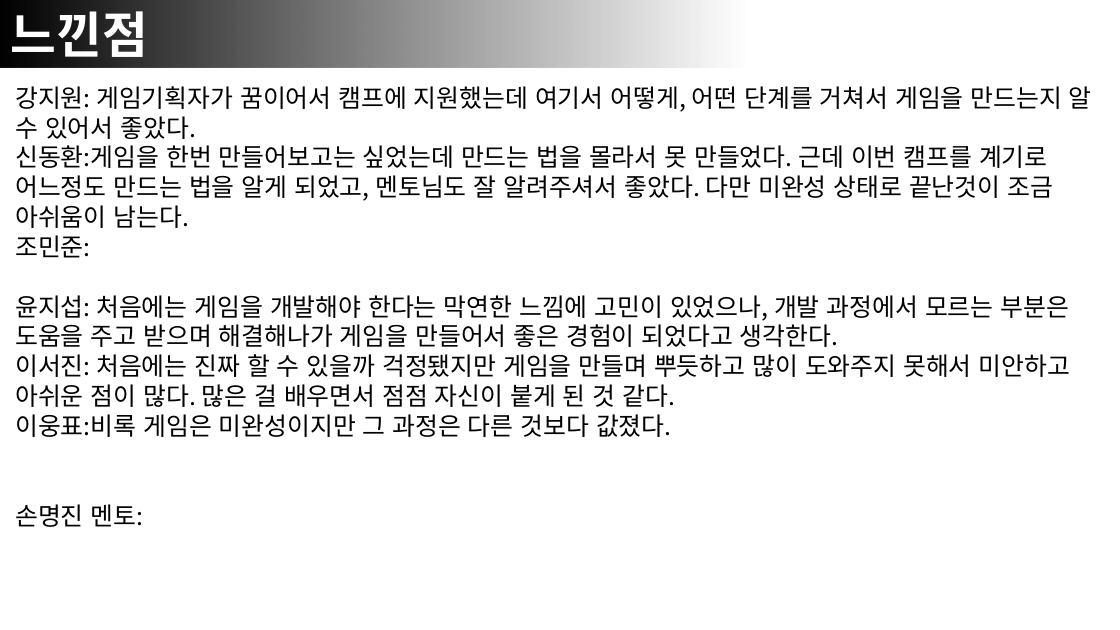
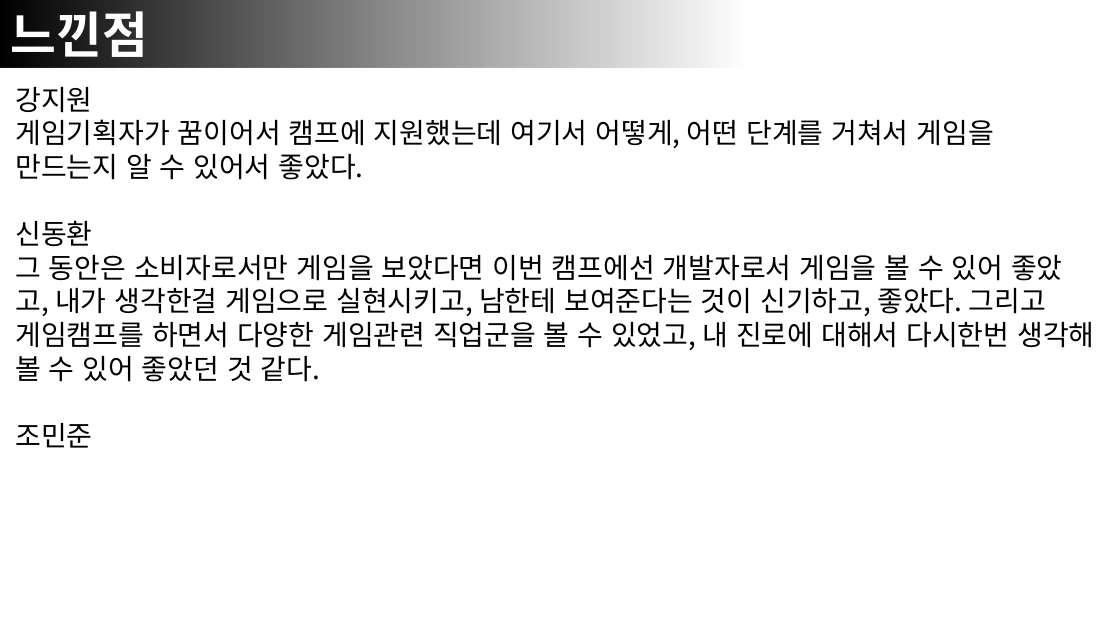
Before and after one commit to MyeonzinSon/RhythmFamily, a slide deck: slide 12 of 3조 발표자료.pptx. Drawn at 1120x630 pixels with LibreOffice and Linux fonts; fonts in the diff are those of the drawing. Boxes give left, top, right and bottom in pixels: in the first picture for what was removed or moved away, otherwise in the second. Text is boxed around its words. In the diff, an @@ line names an element or a change of style, - is before the commit and + after.

```diff
--- a/3조 발표자료.pptx
+++ b/3조 발표자료.pptx
@@ text at <box>15,87,1094,448</box>: text changed; size 16 to 18 pt @@
-강지원: 게임기획자가 꿈이어서 캠프에 지원했는데 여기서 어떻게, 어떤 단계를 거쳐서 게임을 만드는지 알 수 있어서 좋았다.
-신동환:게임을 한번 만들어보고는 싶었는데 만드는 법을 몰라서 못 만들었다. 근데 이번 캠프를 계기로 어느정도 만드는 법을 알게 되었고, 멘토님도 잘 알려주셔서 좋았다. 다만 미완성 상태로 끝난것이 조금 아쉬움이 남는다.
-조민준:
-윤지섭: 처음에는 게임을 개발해야 한다는 막연한 느낌에 고민이 있었으나, 개발 과정에서 모르는 부분은 도움을 주고 받으며 해결해나가 게임을 만들어서 좋은 경험이 되었다고 생각한다.
-이서진: 처음에는 진짜 할 수 있을까 걱정됐지만 게임을 만들며 뿌듯하고 많이 도와주지 못해서 미안하고 아쉬운 점이 많다. 많은 걸 배우면서 점점 자신이 붙게 된 것 같다.
-이웅표:비록 게임은 미완성이지만 그 과정은 다른 것보다 값졌다.
-손명진 멘토:
+강지원
+게임기획자가 꿈이어서 캠프에 지원했는데 여기서 어떻게, 어떤 단계를 거쳐서 게임을 만드는지 알 수 있어서 좋았다.
+신동환
+그 동안은 소비자로서만 게임을 보았다면 이번 캠프에선 개발자로서 게임을 볼 수 있어 좋았고, 내가 생각한걸 게임으로 실현시키고, 남한테 보여준다는 것이 신기하고, 좋았다. 그리고 게임캠프를 하면서 다양한 게임관련 직업군을 볼 수 있었고, 내 진로에 대해서 다시한번 생각해 볼 수 있어 좋았던 것 같다.
+조민준
```
Also in this commit, not shown: 2 slides added, 57 other files.
